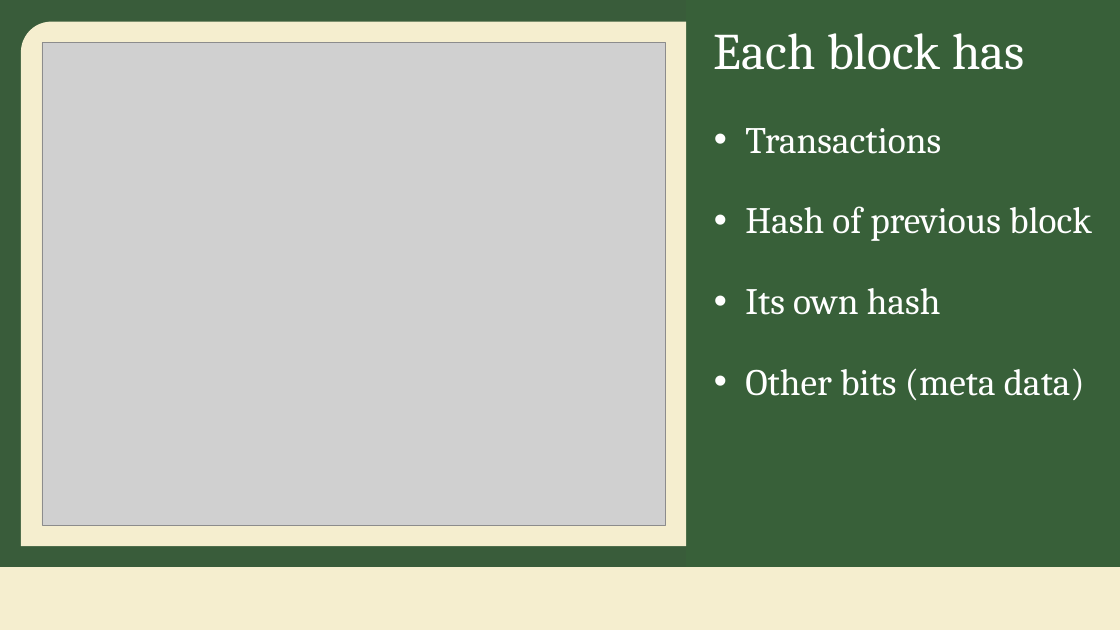
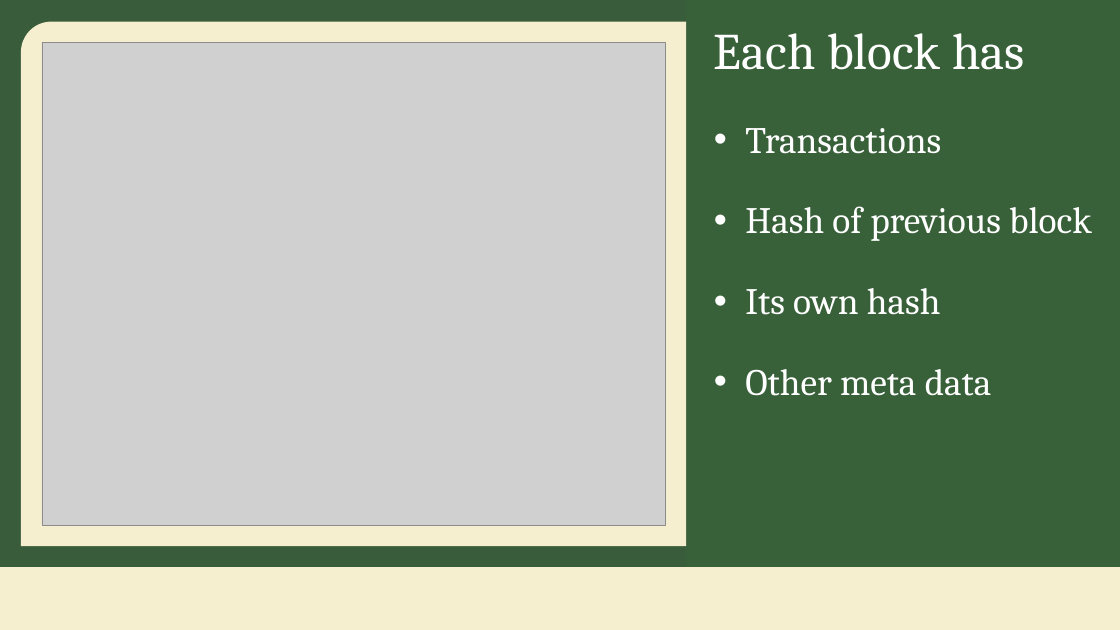
Before and after one commit to adampridmore/BrassBitCoin, a slide deck: slide 5 of Yorkshore-BrassBitCoin.pptx. Drawn at 1120x630 pixels with LibreOffice and Linux fonts; fonts in the diff are those of the drawing; grey boxes stand for pictures; background and template pictures are left out; a plain dark background stands for a picture behind light text. Boxes give left, top, right and bottom in pixels: in the first picture for what was removed or moved away, otherwise in the second. Text is boxed around its words. In the diff, an @@ line names an element or a change of style, - is before the commit and + after.

```diff
--- a/Yorkshore-BrassBitCoin.pptx
+++ b/Yorkshore-BrassBitCoin.pptx
@@ text at (745, 369, 992, 396): text changed @@
-• Other bits (meta data)
+• Other meta data
```
Also in this commit, not shown: 2 other slides changed.
